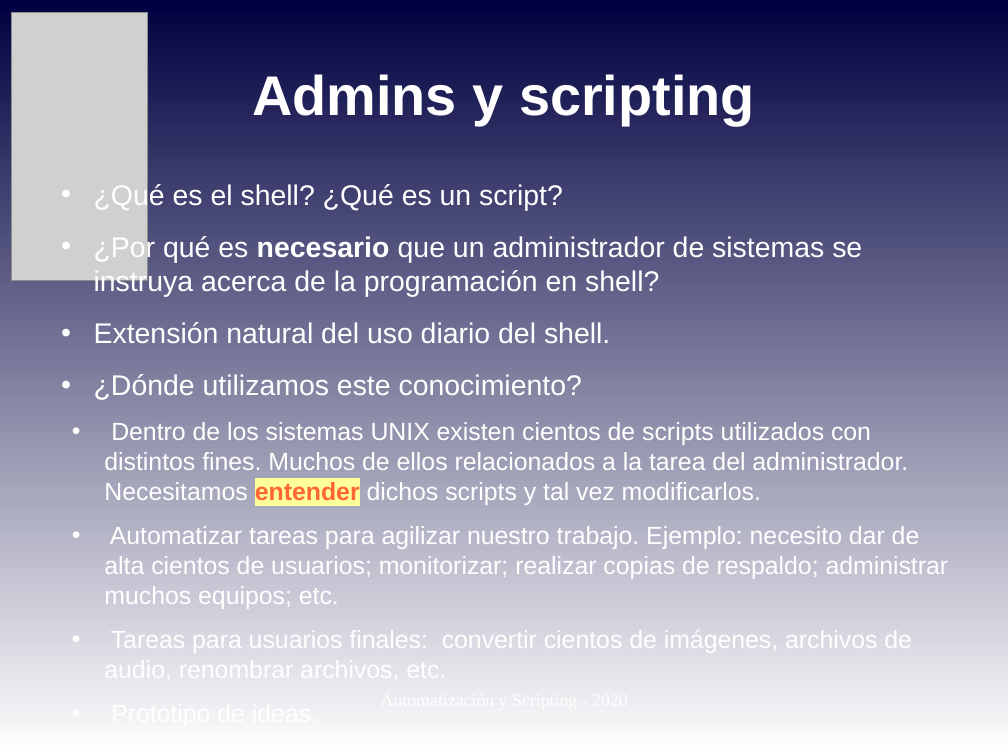
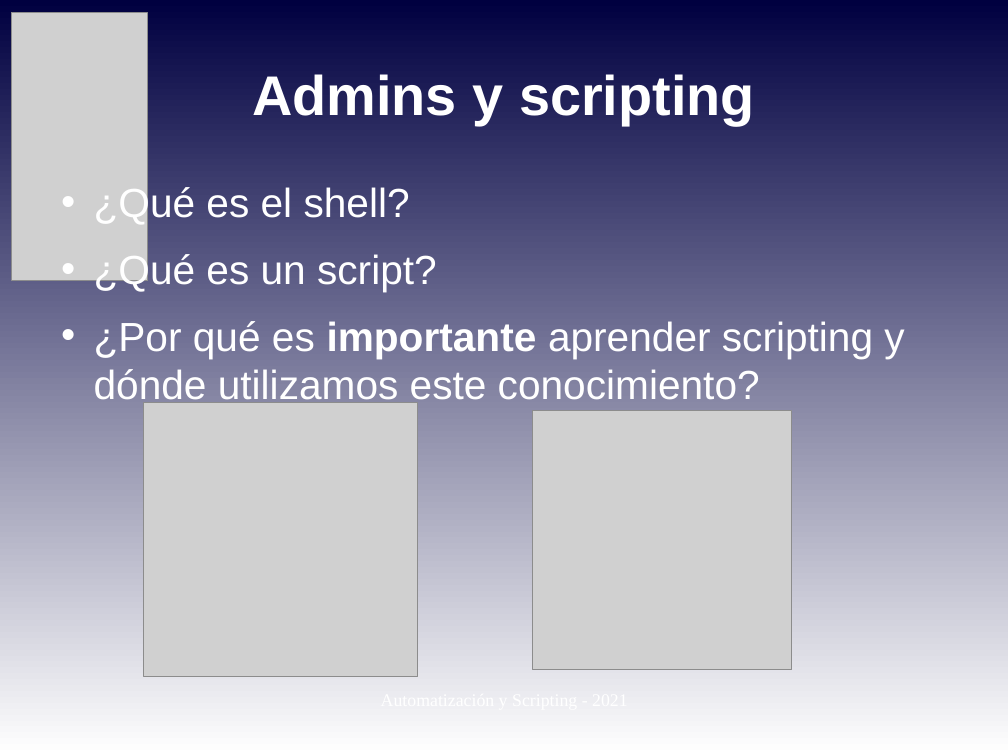
Before and after one commit to niniadcobre/-AutoyScripting, a slide deck: slide 2 of clases/AYS_clase02.odp. Drawn at 1008x756 pixels with LibreOffice and Linux fonts; fonts in the diff are those of the drawing; grey boxes stand for pictures. Boxes give left, top, right and bottom in pixels: in the first picture for what was removed or moved away, otherwise in the second. Text is boxed around its words. In the diff, an @@ line names an element or a change of style, - is before the commit and + after.

```diff
--- a/clases/AYS_clase02.odp
+++ b/clases/AYS_clase02.odp
@@ text at [94, 185, 904, 407]: text changed; size 19.6 to 32 pt @@
-• ¿Qué es el shell? ¿Qué es un script?
-• ¿Por qué es necesario que un administrador de sistemas se instruya acerca de la programación en shell?
-• Extensión natural del uso diario del shell.
-• ¿Dónde utilizamos este conocimiento?
-  • Dentro de los sistemas UNIX existen cientos de scripts utilizados con distintos fines. Muchos de ellos relacionados a la tarea del administrador. Necesitamos entender dichos scripts y tal vez modificarlos.
-  • Automatizar tareas para agilizar nuestro trabajo. Ejemplo: necesito dar de alta cientos de usuarios; monitorizar; realizar copias de respaldo; administrar muchos equipos; etc.
-  • Tareas para usuarios finales: convertir cientos de imágenes, archivos de audio, renombrar archivos, etc.
-  • Prototipo de ideas.
+• ¿Qué es el shell?
+• ¿Qué es un script?
+• ¿Por qué es importante aprender scripting y dónde utilizamos este conocimiento?
@@ picture added at [144, 402, 418, 677] @@
@@ picture added at [533, 411, 792, 670] @@
```
Also in this commit, not shown: 9 other slides changed, 1 slide added, 2 other files.
